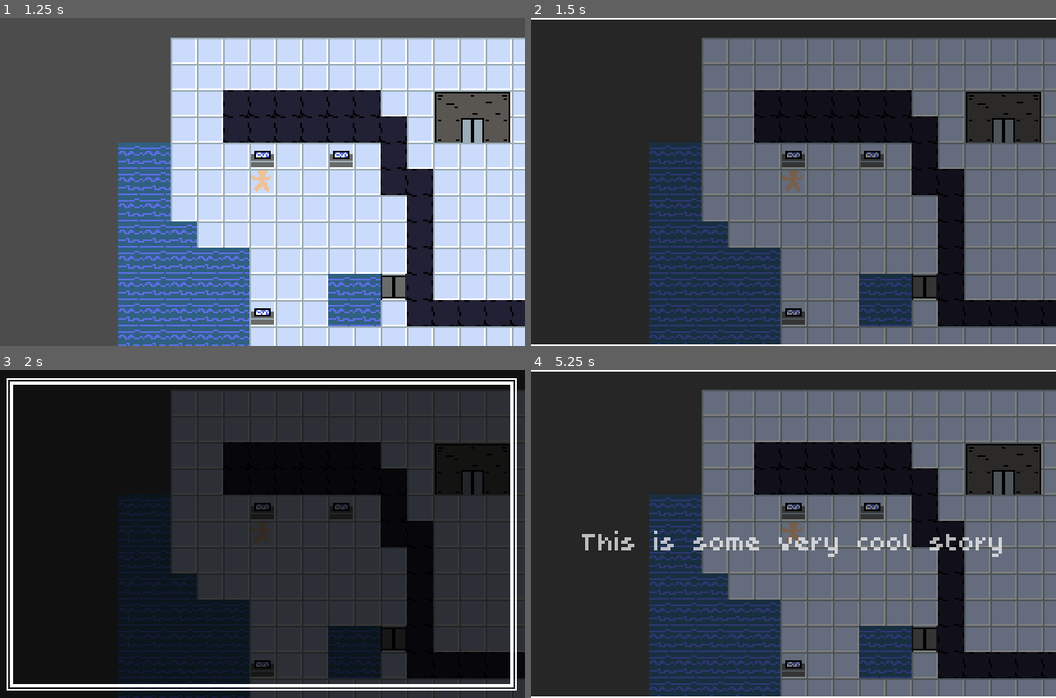
Above: before the commit, frames 1-4 (two rows, left to right).
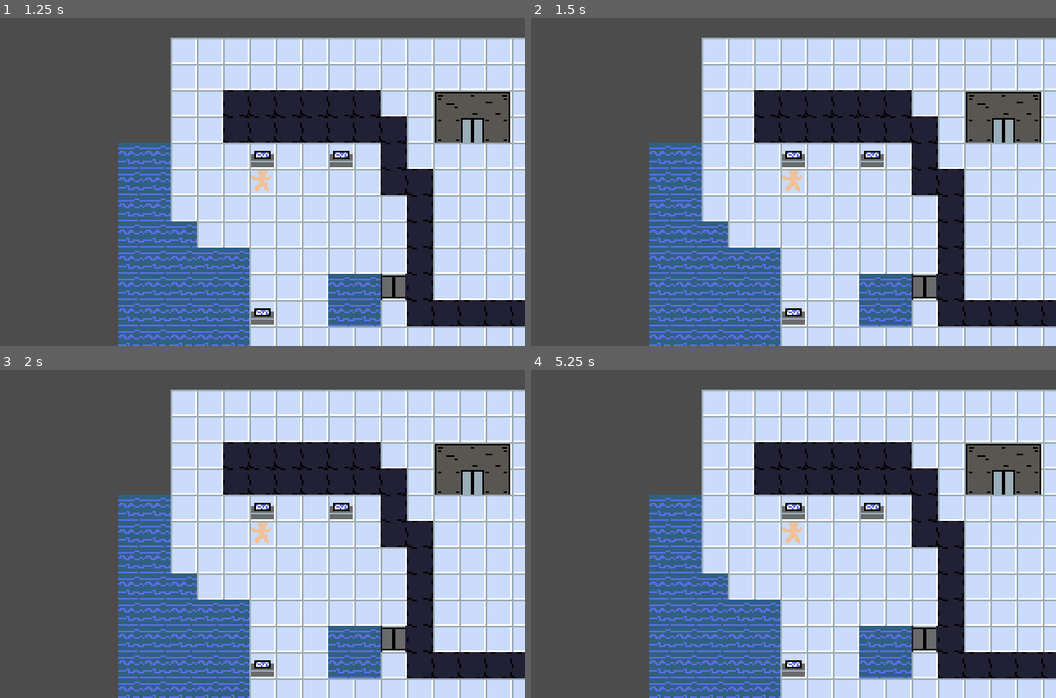
Above: after the commit, the same moments.

Repository: Byteron/together
Game: Godot game, scene res://src/menu/TitleScreen.tscn
The game is run twice, just before and just after one commit, with the same random seed, the same clock (stepped at 60 frames per second) and the same inputs.
Inputs:
- Up to frame 1 (1.25 s): click "PLAY" at 0.5 s
- Up to frame 2 (1.5 s): tap Enter (ui_accept) at 1.25 s; hold D (walk_right) from 1.28 s (still down); hold Enter (ui_accept) from 1.28 s (still down)
- Up to frame 3 (2 s): keep holding D (walk_right); keep holding Enter (ui_accept)
- Up to frame 4 (5.25 s): release D (walk_right) at 2.03 s; release Enter (ui_accept) at 2.03 s; hold S (walk_down) 2.03-2.78 s; tap E (interact) at 2.1 s; tap Enter (ui_accept) at 2.27, 2.3, 2.57, 3.05, 3.5, 3.6, 3.77, 4.07, 4.25, 4.52, 4.55, 4.82, 5 s; hold D (walk_right) 2.78-3.53 s; hold Space (swap_character) 2.78-3.53 s; hold W (walk_up) 3.53-4.28 s; hold E (interact) 4.28-5.03 s; hold A (walk_left) from 4.28 s (still down); tap Escape (ui_cancel) at 4.9 s; tap Space (swap_character) at 5.1 s

Frame 1 is identical in both runs. In frame 2, 99% of the frame differs, in the area x 0-100%, y 0-100%; in frame 3, 98%; in frame 4, 99%.
Error in both runs: Invalid get index 'Floor' (on base: 'Dictionary'). (res://src/level/Level.gd:102)

Commit message:
bunker story

Diff:
--- a/src/game/Game.gd
+++ b/src/game/Game.gd
@@ -16,13 +16,6 @@
 	if event.is_action_pressed("interact"):
 		level.interact()
 
-	if event.is_action_pressed("ui_accept"):
-		Writer.write("This is some very cool story")
-		Writer.write("with multiple text pages")
-		Writer.write("and also\nmultiline text with\nthree rows")
-		Writer.write("and very cool blending yooo")
-		Writer.start()
-
 
 func _process(delta: float) -> void:
 	var direction = get_input_direction()
--- a/src/global/Writer.gd
+++ b/src/global/Writer.gd
@@ -7,7 +7,7 @@
 onready var tween: Tween = $Tween
 onready var backdrop: TextureRect = $Backdrop
 onready var frame: TextureRect = $Frame
-onready var label: Label = $CenterContainer/Label
+onready var label: Label = $Label
 
 var toggle = false
 
@@ -31,6 +31,9 @@
 
 
 func start() -> void:
+	if texts.empty():
+		return
+
 	get_tree().paused = true
 	_is_finished = false
 	_blend_in()
@@ -75,7 +78,6 @@
 
 	_blend_out()
 
-	get_tree().paused = false
 
 
 func _on_Tween_tween_all_completed() -> void:
@@ -84,3 +86,5 @@
 		_show_text(text)
 	elif not _is_finished:
 		end()
+	else:
+		get_tree().paused = false
--- a/src/global/Writer.tscn
+++ b/src/global/Writer.tscn
@@ -6,7 +6,7 @@
 [ext_resource path="res://assets/fonts/poco/Poco.ttf" type="DynamicFontData" id=4]
 
 [sub_resource type="DynamicFont" id=1]
-size = 20
+size = 10
 font_data = ExtResource( 4 )
 
 [node name="Writer" type="CanvasLayer"]
@@ -34,21 +34,16 @@
 "_edit_use_anchors_": false
 }
 
-[node name="CenterContainer" type="CenterContainer" parent="."]
+[node name="Label" type="Label" parent="."]
 anchor_right = 1.0
 anchor_bottom = 1.0
-mouse_filter = 2
+custom_fonts/font = SubResource( 1 )
+text = "This is some fancy text
+how is it going yo."
+align = 1
+valign = 1
 __meta__ = {
 "_edit_use_anchors_": false
 }
 
-[node name="Label" type="Label" parent="CenterContainer"]
-margin_left = 54.0
-margin_top = 74.0
-margin_right = 266.0
-margin_bottom = 125.0
-custom_fonts/font = SubResource( 1 )
-text = "This is some fancy text
-how is it going yo."
-
 [connection signal="tween_all_completed" from="Tween" to="." method="_on_Tween_tween_all_completed"]
--- a/src/interactable/bunker/Bunker.gd
+++ b/src/interactable/bunker/Bunker.gd
@@ -9,14 +9,17 @@
 export var fragments_needed := 3
 
 export var Character: PackedScene = null
+export(Array, String) var story := []
 
 
 func open() -> void:
 	sprite.frame = 1
-	if not _was_opened:
-		emit_signal("character_freed", Character.instance())
+	emit_signal("character_freed", Character.instance())
+	_was_opened = true
 
-	_was_opened = true
+	for text in story:
+		Writer.write(text)
+	Writer.start()
 
 
 func _interact(character: Character):
--- a/src/level/Level.tscn
+++ b/src/level/Level.tscn
@@ -41,6 +41,7 @@
 allow_interaction = [ 1 ]
 id = 1
 Character = ExtResource( 5 )
+story = [ "Finally, after all the fragments were found...", "...our hero could free his mother." ]
 
 [node name="Characters" type="Node2D" parent="."]
 
